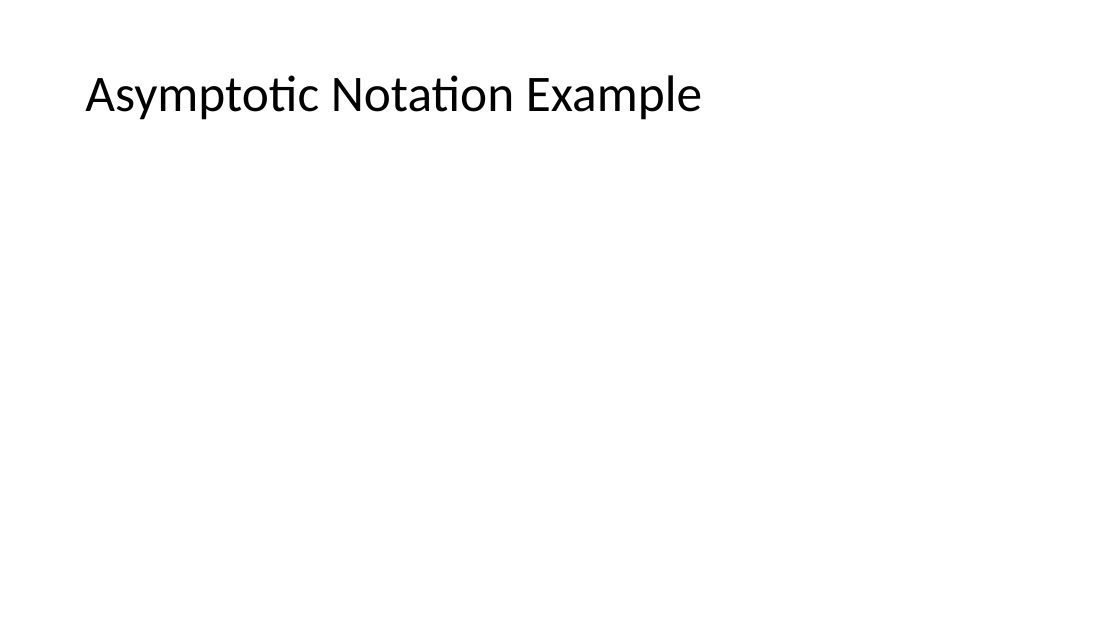
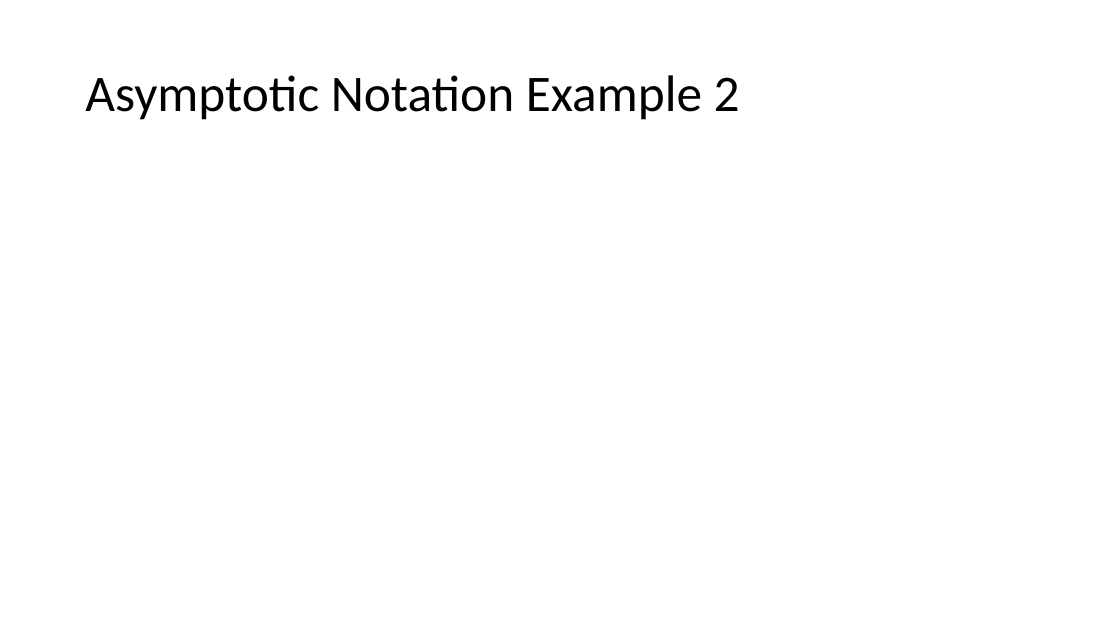
Before and after one commit to natebrunelle/cse332, a slide deck: slide 11 of markdown/files/slides/lecture4_analysis2_pqs.pptx (slide 8 before the commit). Drawn at 1120x630 pixels with LibreOffice and Linux fonts; fonts in the diff are those of the drawing; grey boxes stand for pictures. Boxes give left, top, right and bottom in pixels: in the first picture for what was removed or moved away, otherwise in the second. Text is boxed around its words. In the diff, an @@ line names an element or a change of style, - is before the commit and + after.

```diff
--- a/markdown/files/slides/lecture4_analysis2_pqs.pptx
+++ b/markdown/files/slides/lecture4_analysis2_pqs.pptx
@@ title at (85, 75, 740, 120): text changed @@
-Asymptotic Notation Example
+Asymptotic Notation Example 2
```
Also in this commit, not shown: 12 other slides changed, 4 slides added, 5 slides removed, 4 other files.
